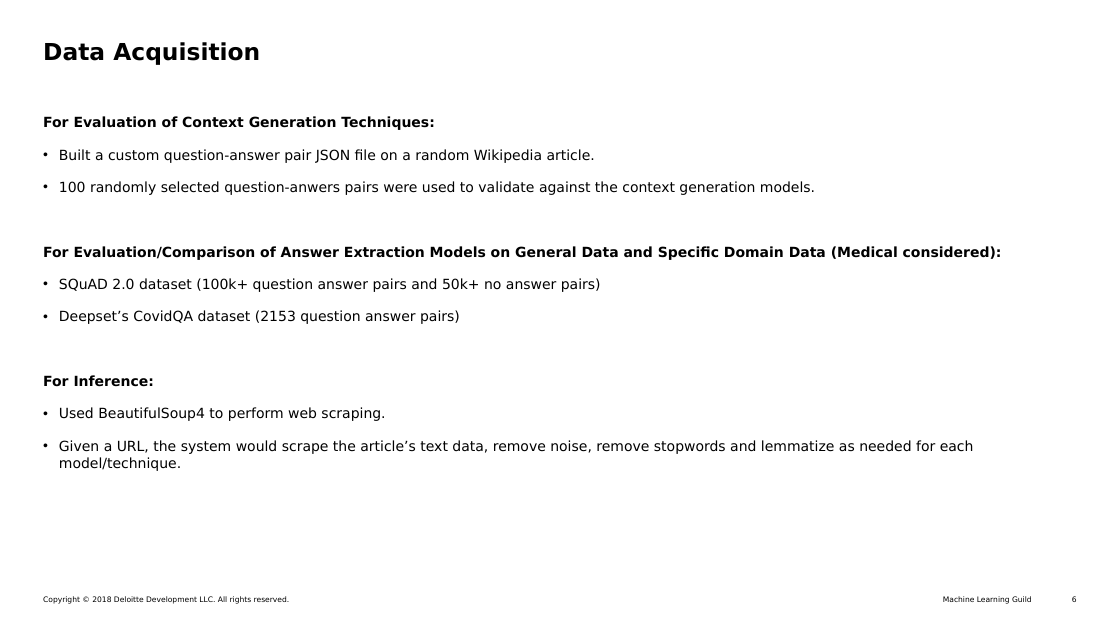
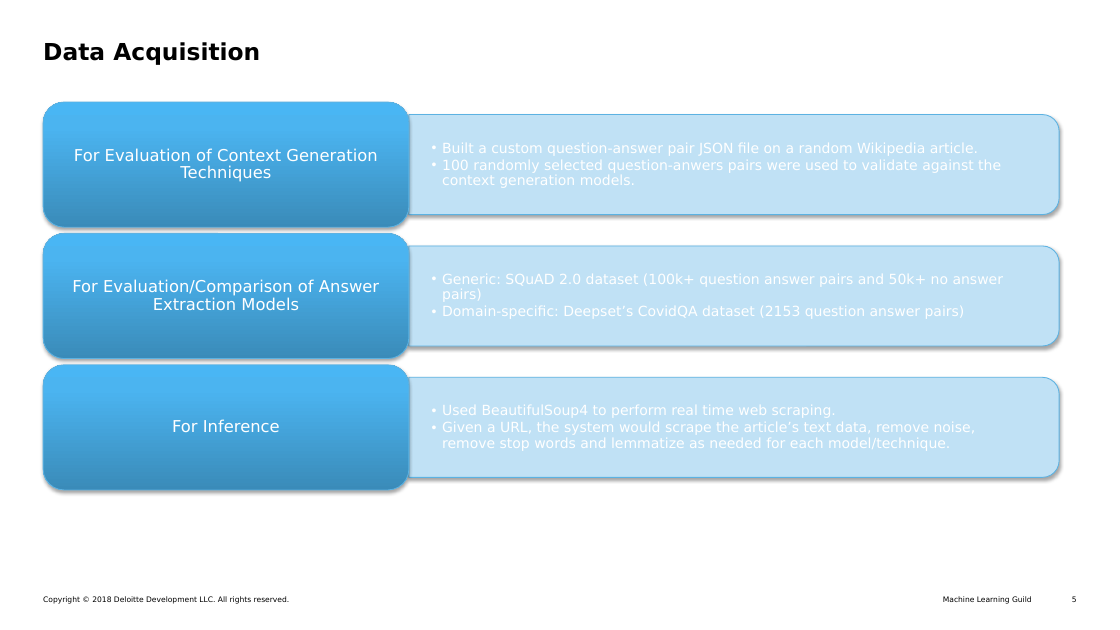
Before and after one commit to niravraje/Web-QnA, a slide deck: slide 5 of PPT/MLG Capstone Presentation - Final v3.pptx (slide 6 before the commit). Drawn at 1120x630 pixels with LibreOffice and Linux fonts; fonts in the diff are those of the drawing. Boxes give left, top, right and bottom in pixels: in the first picture for what was removed or moved away, otherwise in the second. Text is boxed around its words. In the diff, an @@ line names an element or a change of style, - is before the commit and + after.

```diff
--- a/PPT/MLG Capstone Presentation - Final v3.pptx
+++ b/PPT/MLG Capstone Presentation - Final v3.pptx
@@ text removed at bbox=[43, 116, 1002, 471] @@
-For Evaluation of Context Generation Techniques:
-• Built a custom question-answer pair JSON file on a random Wikipedia article.
-• 100 randomly selected question-anwers pairs were used to validate against the context generation models.
-For Evaluation/Comparison of Answer Extraction Models on General Data and Specific Domain Data (Medical considered):
-• SQuAD 2.0 dataset (100k+ question answer pairs and 50k+ no answer pairs)
-• Deepset’s CovidQA dataset (2153 question answer pairs)
-For Inference:
-• Used BeautifulSoup4 to perform web scraping.
-• Given a URL, the system would scrape the article’s text data, remove noise, remove stopwords and lemmatize as needed for each model/technique.
@@ group added at bbox=[43, 103, 1059, 490]: 6 texts, 3 round same rects, 3 rounded rectangles @@
+  • Built a custom question-answer pair JSON file on a random Wikipedia article.
+  • 100 randomly selected question-anwers pairs were used to validate against the context generation models.
+For Evaluation of Context Generation Techniques
+  • Generic: SQuAD 2.0 dataset (100k+ question answer pairs and 50k+ no answer pairs)
+  • Domain-specific: Deepset’s CovidQA dataset (2153 question answer pairs)
+For Evaluation/Comparison of Answer Extraction Models
+  • Used BeautifulSoup4 to perform real time web scraping.
+  • Given a URL, the system would scrape the article’s text data, remove noise, remove stop words and lemmatize as needed for each model/technique.
+For Inference
```
Also in this commit, not shown: 3 other slides changed, 1 slide added, 1 slide removed, 3 other files.
